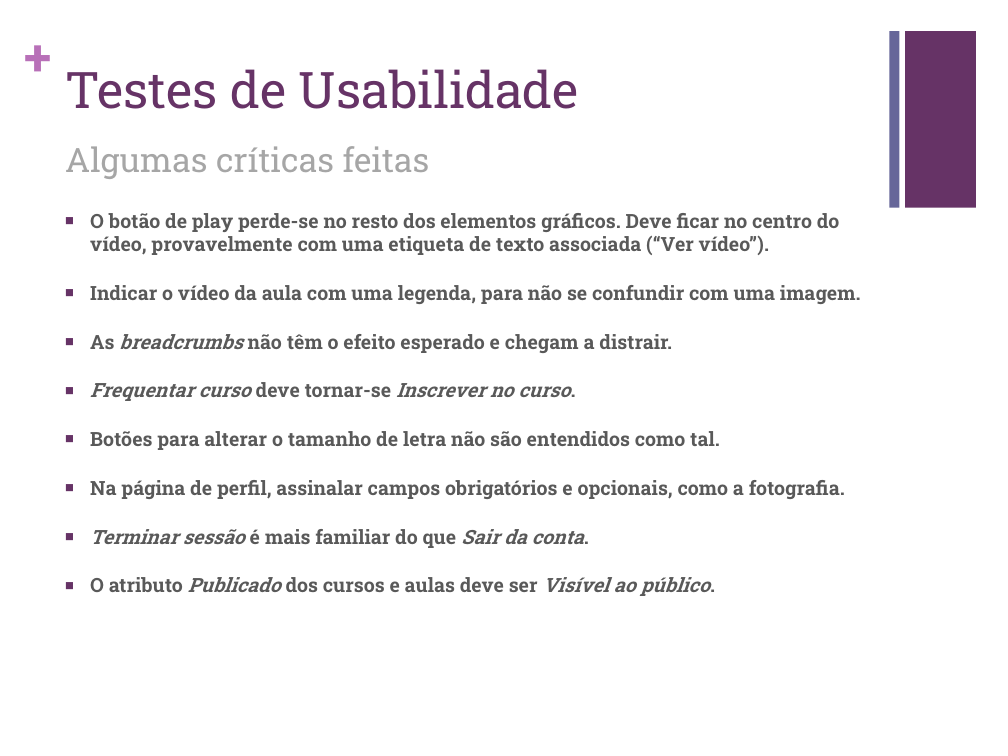
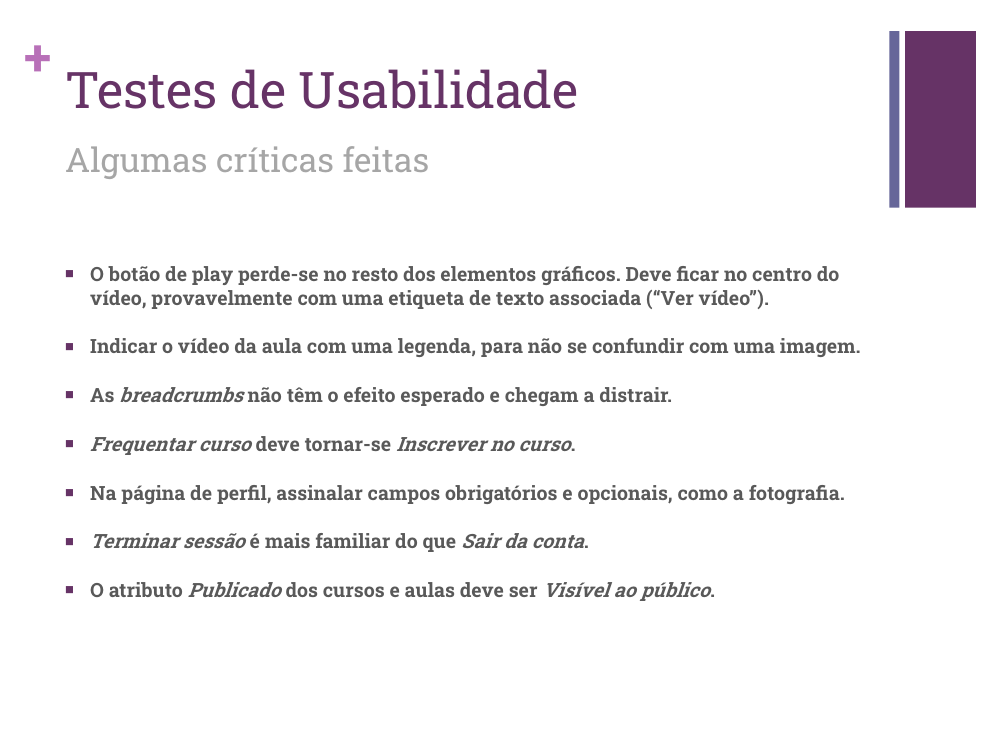
Before and after one commit to carboned4/C_C_U-2015-10, a slide deck: slide 15 of Aula 09/G10 - Apresentacao - Lab09.pptx. Drawn at 1008x756 pixels with LibreOffice and Linux fonts; fonts in the diff are those of the drawing. Boxes give left, top, right and bottom in pixels: in the first picture for what was removed or moved away, otherwise in the second. Text is boxed around its words. In the diff, an @@ line names an element or a change of style, - is before the commit and + after.

```diff
--- a/Aula 09/G10 - Apresentacao - Lab09.pptx
+++ b/Aula 09/G10 - Apresentacao - Lab09.pptx
@@ text "O botão de play perde-se ...": place and size @@
-text "O botão de play perde-se ..." at (90,213,861,596)
+text "O botão de play perde-se ..." at (90,266,861,601)
@@ text at (90,431,720,450): paragraph removed @@
-■ Botões para alterar o tamanho de letra não são entendidos como tal.
```
Also in this commit, not shown: 3 other slides changed, 4 slides added, 4 slides removed, 1 other file.
